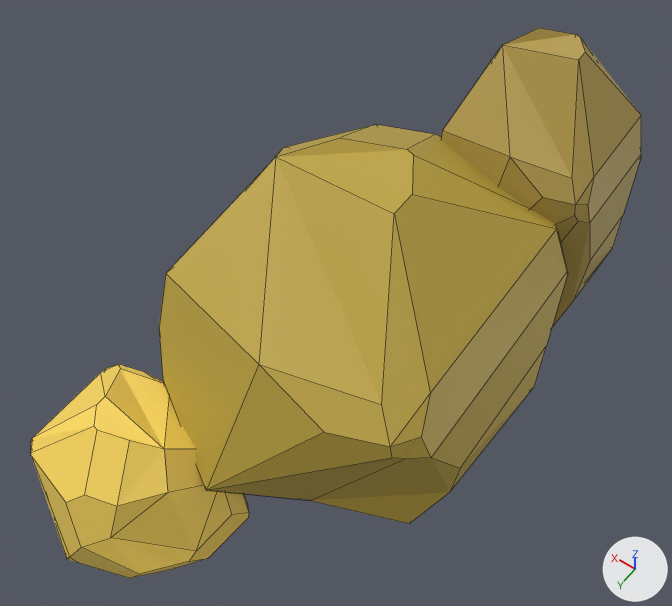
Two versions of the Blender file src/models/Small_Rock.blend, one commit apart.
Camera for both pictures: a camera (50 mm lens) standing at (-0.242, 0.17, 0.767) and looking at (0.042, -0.227, 0.143). Every picture has the same lights, and +X, +Y and +Z are marked at lower right. Mesh edges are drawn as thin lines.
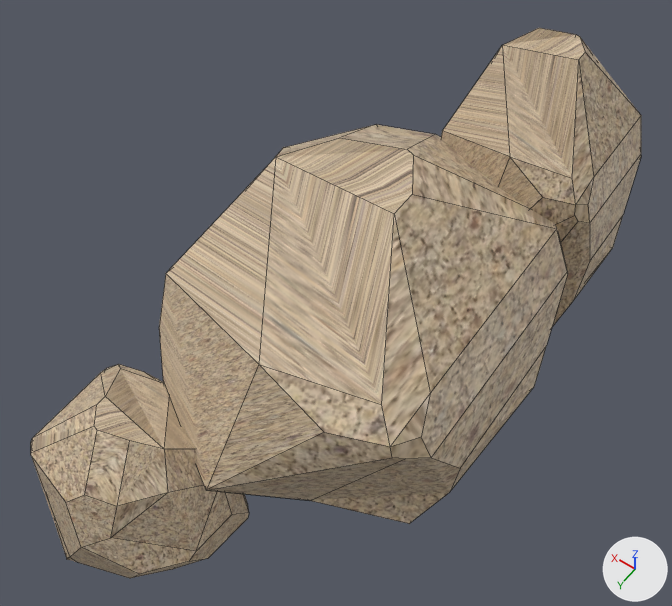
Where the change shows, as pixel boxes (x1, y1, x2, y2) in the pictures (672 x 606 px):
'Icosphere.001', surface changed (yellow to beige)
    both: (159, 124, 568, 524)
'Icosphere', surface changed (yellow to beige)
    both: (441, 28, 641, 327)
'Icosphere.002', surface changed (yellow to beige)
    both: (31, 364, 249, 578)

The change in detail:
Picture 'rock.jpg' (img_rock_jpg) is new.
In material 'Material.003' (mat_material_003), base_color is no longer (0.463, 0.336, 0.0757), yellow #b59d4e.
In material 'Material.003' (mat_material_003), texture is now set to img_rock_jpg.
In material 'Material.001' (mat_material_001), base_color is no longer (0.514, 0.373, 0.0522), yellow #bea441.
In material 'Material.001' (mat_material_001), texture is now set to img_rock_jpg.
In material 'Material.002' (mat_material_002), base_color is no longer (1.0, 0.708, 0.115), yellow #ffdb5f.
In material 'Material.002' (mat_material_002), texture is now set to img_rock_jpg.
